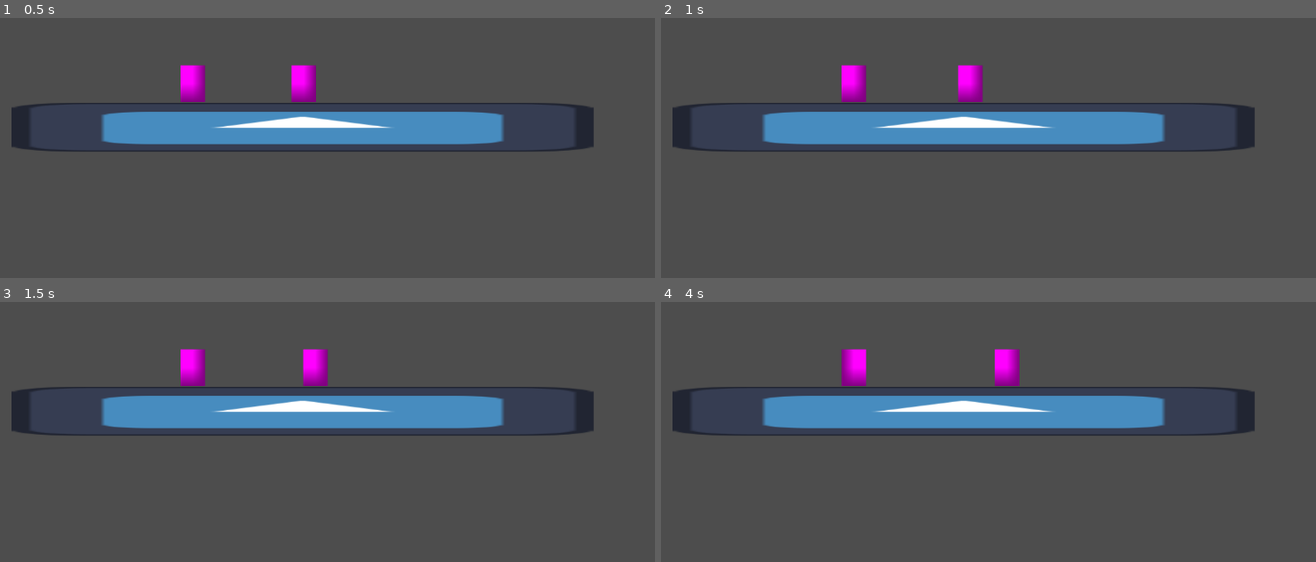
Above: before the commit, frames 1-4 (two rows, left to right).
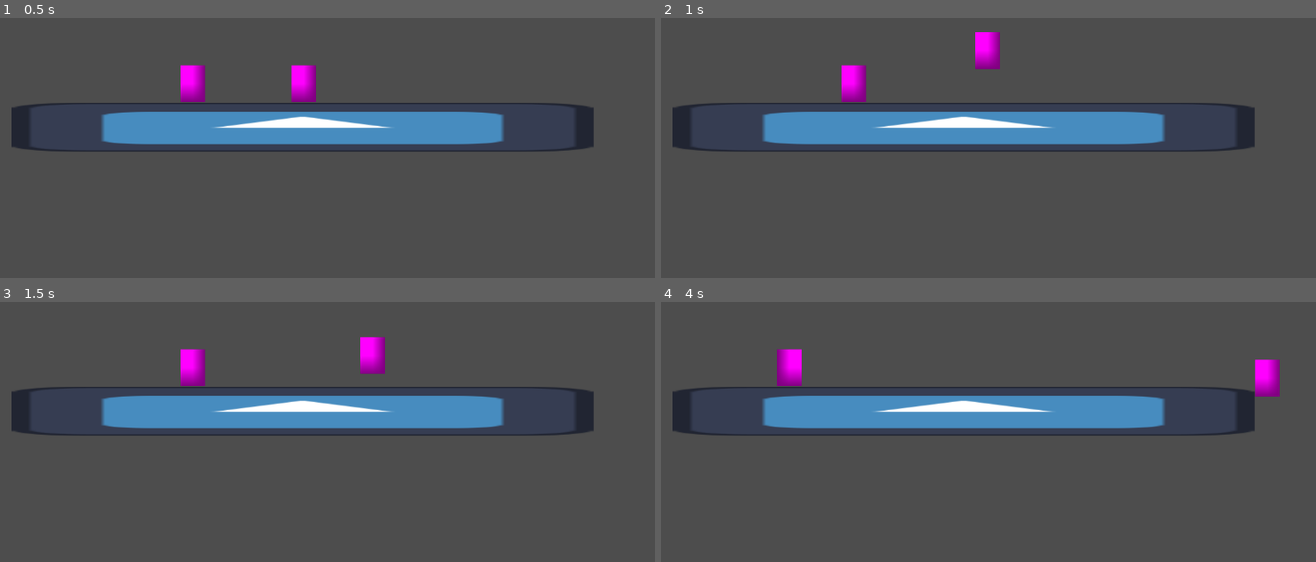
Above: after the commit, the same moments.

Repository: jneisen/avatargame
Game: Godot game, scene res://Scenes/test.tscn
Same seed, same stepped clock (60 frames per second), same inputs: the game is played once before the commit and once after it. This scene is started directly instead of the project's main scene. The engine's default icon, where the game draws it, is replaced by a stand-in: a white triangle on a blue panel in a dark square.
Inputs:
- Up to frame 1 (0.5 s): no input
- Up to frame 2 (1 s): hold D (Right) from 0.53 s (still down); hold Space (Attack) from 0.53 s (still down); tap W (Jump) at 0.77 s
- Up to frame 3 (1.5 s): keep holding D (Right); release Space (Attack) at 1.28 s; tap Space (Attack) at 1.35 s
- Up to frame 4 (4 s): tap W (Jump) at 1.52, 3.02, 3.77 s; release D (Right) at 2.03 s; hold A (Left) 2.03-2.78 s; hold , (Attack2) 2.03-2.78 s; tap Space (Attack) at 2.3, 3.05, 3.8 s; hold D (Right) from 2.78 s (still down); tap Down (Down2) at 2.85 s; hold Left (Left2) from 3.53 s (still down)

Frame 1 is identical in both runs. In frame 2, 1.1% of the frame differs, in the area x 45-52%, y 5-33%; in frame 3, 1.1%; in frame 4, 2.2%, in the area x 17-95%, y 18-37%.

Commit message:
Move generalizer

Diff:
--- a/Scenes/Moves/Zuko/sideAttack.tscn
+++ b/Scenes/Moves/Zuko/sideAttack.tscn
@@ -3,15 +3,19 @@
 [ext_resource type="Script" uid="uid://b0gitwjn7je6i" path="res://Scripts/move.gd" id="1_2nyb1"]
 
 [sub_resource type="CircleShape2D" id="CircleShape2D_jtsva"]
-radius = 52.2398
+radius = 11.4018
 
 [node name="Area2D" type="Area2D"]
+position = Vector2(20, 0)
+collision_layer = 128
+collision_mask = 128
 script = ExtResource("1_2nyb1")
-damage = 5.0
-knockback = Vector2(100, -100)
+damage = 7.0
+knockback = Vector2(3, -3)
 hitstun = 0.2
-timeTillActive = null
-timeActive = null
+timeTillActive = 0.1
+timeActive = 0.05
+lagTime = 0.1
 
 [node name="CollisionShape2D" type="CollisionShape2D" parent="."]
 shape = SubResource("CircleShape2D_jtsva")
--- a/Scripts/character.gd
+++ b/Scripts/character.gd
@@ -12,6 +12,7 @@
 @export var fallSpeedDecreaser = 0.6
 @export var player1 = true
 var hitstunTimer = 0
+var noMoveTime = 0
 var health = 0.0
 var lives = 3
 
@@ -40,21 +41,24 @@
 	gameController = someone
 
 func hit(knockback : Vector2, hitstun : float, damage : float):
-	playerMovement = knockback * (1.0 + health)
+	playerMovement = knockback * 100 * (1.0 + health)
 	health += (damage / 100.0)
 	hitstunTimer = hitstun
 	actionable = true
 	# if there is a scene underneath this one, delete it (aka a current move running)
-	get_node_or_null("currentMove").queue_free()
+	if(get_node_or_null("currentMove") != null):
+		get_node("currentMove").queue_free()
 
 func die():
 	lives -= 1
 	if(lives <= 0):
 		gameController.lose(player1)
 	health = 0.0
+	position = Vector2(0, 0)
 
-func finishMove():
+func finishMove(lagTime):
 	actionable = true
+	noMoveTime = lagTime
 #------------------------------------------------------------
 
 func _ready():
@@ -93,6 +97,8 @@
 
 func _physics_process(_delta: float) -> void:
 	grounded = is_on_floor()
+	if(noMoveTime > 0):
+		noMoveTime -= _delta
 	if(hitstunTimer > 0 || !actionable):
 		if(!grounded):
 			playerMovement.y += get_gravity().y * _delta
@@ -127,7 +133,7 @@
 		playerMovement.y += get_gravity().y * _delta
 
 	# start a move
-	if(attack || special):
+	if((attack || special) && noMoveTime <= 0):
 		var attackCode : String
 		if(left):
 			attackCode = "sideLeft"
@@ -141,7 +147,7 @@
 			attackCode = "downAir";
 		else:
 			attackCode = "neutral"
-		if(attack):
+		if(attack && attackCode != "neutral"):
 			actionable = false
 			attackDirection(attackCode)
 		if(special):
@@ -156,9 +162,14 @@
 func attackDirection(attackCode):
 	# spawn a move corresponding to the attackCode + play animation corresponding
 	var move
-	if(attackCode == "sideLeft"):
+	if(attackCode == "sideLeft" || attackCode == "sideRight"):
 		move = load("res://Scenes/Moves/Zuko/sideAttack.tscn").instantiate()
+		move.name = "currentMove"
+		if(attackCode == "sideLeft"):
+			move.reverse()
 		add_child(move)
+	if(attackCode == "up"):
+		return
 
 func specialDirection(attackCode):
 	if(attackCode == "sideLeft"):
--- a/Scripts/move.gd
+++ b/Scripts/move.gd
@@ -5,14 +5,24 @@
 @export var hitstun : float
 @export var timeTillActive : float
 @export var timeActive : float
+@export var lagTime : float
 
 func _ready() -> void:
 	$CollisionShape2D.disabled = true
 
+func reverse():
+	knockback.x = -knockback.x
+	position.x *= -1
+
 func _on_body_entered(body: Node2D) -> void:
-	if(body.get_parent() != get_parent()):
+	if(body != get_parent()):
 		body.hit(knockback, hitstun, damage)
 
-func _process(delta):
+func _process(delta: float) -> void:
 	timeTillActive -= delta
-	if(timeTillActive < 0):
+	if(timeTillActive <= 0):
+		$CollisionShape2D.disabled = false
+		timeActive -= delta
+		if(timeActive <= 0):
+			get_parent().finishMove(lagTime)
+			queue_free()
Not shown: 1 places in Scenes/character.tscn that only renumber resources
